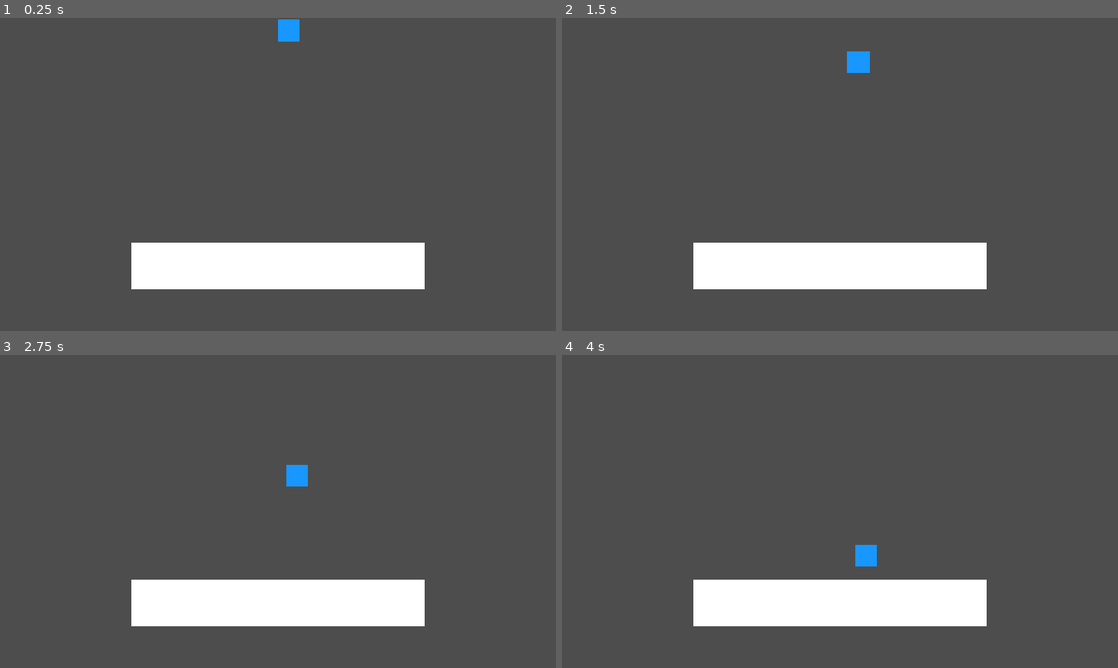
Above: before the commit, frames 1-4 (two rows, left to right).
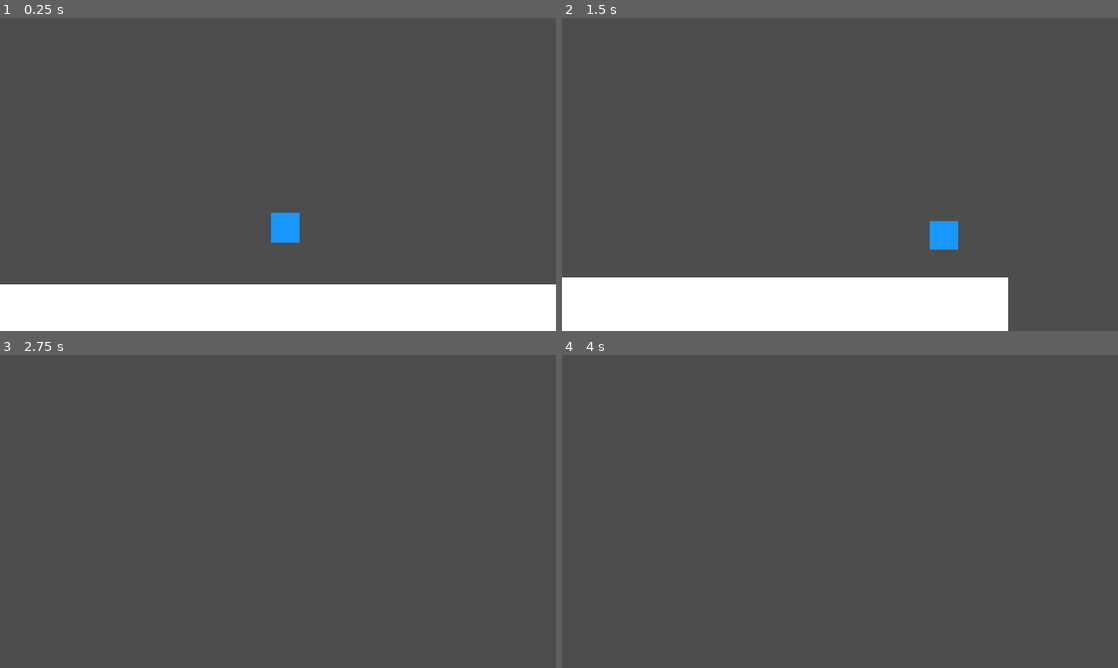
Above: after the commit, the same moments.

Repository: ruzet/SmashUltimateMovementRecreation
Game: Godot game, scene res://MovementTesting.tscn
Two runs of this game, one before a commit and one after it. Both use one fixed random seed, a clock stepped at 60 frames per second and the inputs below.
Inputs:
- Up to frame 1 (0.25 s): no input
- Up to frame 2 (1.5 s): hold Up (Jump, bound only after the commit) 0.53-1.28 s; hold Right (ui_right) from 0.53 s (still down); tap Up (Jump, bound only after the commit) at 1.35 s
- Up to frame 3 (2.75 s): tap Up (Jump, bound only after the commit) at 1.52, 1.82 s; release Right (ui_right) at 2.03 s; hold Left (ui_left) from 2.03 s (still down); hold Up (Jump, bound only after the commit) from 2.03 s (still down)
- Up to frame 4 (4 s): release Left (ui_left) at 2.78 s; release Up (Jump, bound only after the commit) at 2.78 s; hold Right (ui_right) from 2.78 s (still down); tap Up (Jump, bound only after the commit) at 2.85, 3.02, 3.32 s; hold Up (Jump, bound only after the commit) from 3.53 s (still down)

The runs differ from the first frame. In frame 1, 22% of the frame differs, in the area x 0-100%, y 0-100%; in frame 2, 18%; in frame 3, 8.1%; in frame 4, 8.1%.

Commit message:
added gravity and air controls, working on jumps and stuff

Diff:
--- /dev/null
+++ b/Camera.gd
@@ -0,0 +1,11 @@
+extends Camera2D
+
+const FollowSpeed = 3
+
+func _ready() -> void:
+	pass
+
+func _process(delta: float) -> void:
+	var Player = self.get_parent().find_child("Player")
+	self.position = Player.position + (self.position - Player.position) * exp(-FollowSpeed * delta)
+	pass
--- a/MovementTesting.tscn
+++ b/MovementTesting.tscn
@@ -1,33 +1,42 @@
 [gd_scene format=3 uid="uid://b5qqhkihip0t6"]
 
 [ext_resource type="Script" uid="uid://1lbc340y3sbs" path="res://Player.gd" id="1_5ace4"]
+[ext_resource type="Script" uid="uid://c1sp35ini3je6" path="res://Camera.gd" id="2_jm8ft"]
+
+[sub_resource type="RectangleShape2D" id="RectangleShape2D_muyn6"]
+size = Vector2(49, 50)
 
 [sub_resource type="RectangleShape2D" id="RectangleShape2D_rq3qu"]
 size = Vector2(1013.5, 163)
 
 [node name="Stage" type="Node2D" unique_id=731334760]
 
-[node name="CharacterBody2D" type="CharacterBody2D" parent="." unique_id=651840315]
-position = Vector2(960, 0)
+[node name="Player" type="CharacterBody2D" parent="." unique_id=651840315]
+position = Vector2(935, 600)
 script = ExtResource("1_5ace4")
 
-[node name="Player" type="ColorRect" parent="CharacterBody2D" unique_id=1269708180]
-offset_right = 75.0
-offset_bottom = 75.0
+[node name="CollisionShape2D" type="CollisionShape2D" parent="Player" unique_id=1507815415]
+position = Vector2(24.5, 25)
+shape = SubResource("RectangleShape2D_muyn6")
+
+[node name="ColorRect" type="ColorRect" parent="Player" unique_id=1269708180]
+offset_right = 50.0
+offset_bottom = 50.0
 color = Color(0.09019608, 0.5921569, 1, 1)
 
-[node name="CollisionShape2D" type="CollisionShape2D" parent="CharacterBody2D" unique_id=292008339]
-position = Vector2(37.5, 37)
-shape = SubResource("RectangleShape2D_rq3qu")
+[node name="Stage" type="StaticBody2D" parent="." unique_id=1907234050]
 
-[node name="StaticBody2D" type="StaticBody2D" parent="." unique_id=1907234050]
-
-[node name="CollisionShape2D" type="CollisionShape2D" parent="StaticBody2D" unique_id=1448397113]
+[node name="CollisionShape2D" type="CollisionShape2D" parent="Stage" unique_id=1448397113]
 position = Vector2(960.25, 854.5)
 shape = SubResource("RectangleShape2D_rq3qu")
 
-[node name="Ground" type="ColorRect" parent="StaticBody2D" unique_id=1622697052]
+[node name="ColorRect" type="ColorRect" parent="Stage" unique_id=1622697052]
 offset_left = 452.5
 offset_top = 773.0
 offset_right = 1467.5
 offset_bottom = 936.0
+
+[node name="Camera" type="Camera2D" parent="." unique_id=1318962065]
+position = Vector2(960, 540)
+zoom = Vector2(2, 2)
+script = ExtResource("2_jm8ft")
--- a/Player.gd
+++ b/Player.gd
@@ -1,33 +1,44 @@
 extends CharacterBody2D
 
-const Speed = 30
-const Acceleration = 10
-const JumpPower = 50
+const Speed = 600
+const AirSpeed = 450
+const Acceleration = 7
+const AirAcceleration = 3
+const Deceleration = 4
+const AirDeceleration = 2
+const JumpPower = -750
+const Gravity = 1500
+const Jumps = 2
 
 var XVelocity = 0
 var YVelocity = 0
-var Gravity = 100
-var Friction = 100
-var AirFriction = 100
+var OnGround = false
+var CurrentJumps = 0
 
 func _ready() -> void:
 	pass
 
+func _input(event: InputEvent) -> void:
+	if event.is_action_pressed("Jump") && OnGround:
+		YVelocity = JumpPower
+
 func _physics_process(delta: float) -> void:
 	var Direction = Input.get_axis("ui_left", "ui_right")
-	var OnGround = self.is_on_floor()
-
-	if Direction == 0:
-		pass
-	else:
-		var TargetXVelocity = Direction * Speed
-		XVelocity = TargetXVelocity + (XVelocity - TargetXVelocity) * exp(-Acceleration * delta)
+	OnGround = self.is_on_floor()
 
 	if OnGround == true:
-		XVelocity -= Friction * delta
-		YVelocity = 0
+		if Direction == 0:
+			XVelocity = 0 + (XVelocity - 0) * exp(-Deceleration * delta)
+		else:
+			var TargetXVelocity = Direction * Speed
+			XVelocity = TargetXVelocity + (XVelocity - TargetXVelocity) * exp(-Acceleration * delta)
 	else:
-		YVelocity -= Gravity * delta
+		if Direction == 0:
+			XVelocity = 0 + (XVelocity - 0) * exp(-AirDeceleration * delta)
+		else:
+			var TargetXVelocity = Direction * Speed
+			XVelocity = TargetXVelocity + (XVelocity - TargetXVelocity) * exp(-AirAcceleration * delta)
+		YVelocity += Gravity * delta
 
-	self.velocity = Vector2(XVelocity, -YVelocity)
+	self.velocity = Vector2(XVelocity, YVelocity)
 	move_and_slide()
--- a/project.godot
+++ b/project.godot
@@ -22,6 +22,14 @@
 window/stretch/mode="canvas_items"
 window/stretch/aspect="expand"
 
+[input]
+
+Jump={
+"deadzone": 0.2,
+"events": [Object(InputEventKey,"resource_local_to_scene":false,"resource_name":"","device":-1,"window_id":0,"alt_pressed":false,"shift_pressed":false,"ctrl_pressed":false,"meta_pressed":false,"pressed":false,"keycode":0,"physical_keycode":4194320,"key_label":0,"unicode":0,"location":0,"echo":false,"script":null)
+]
+}
+
 [physics]
 
 3d/physics_engine="Jolt Physics"
Not shown, added: Camera.gd.uid
